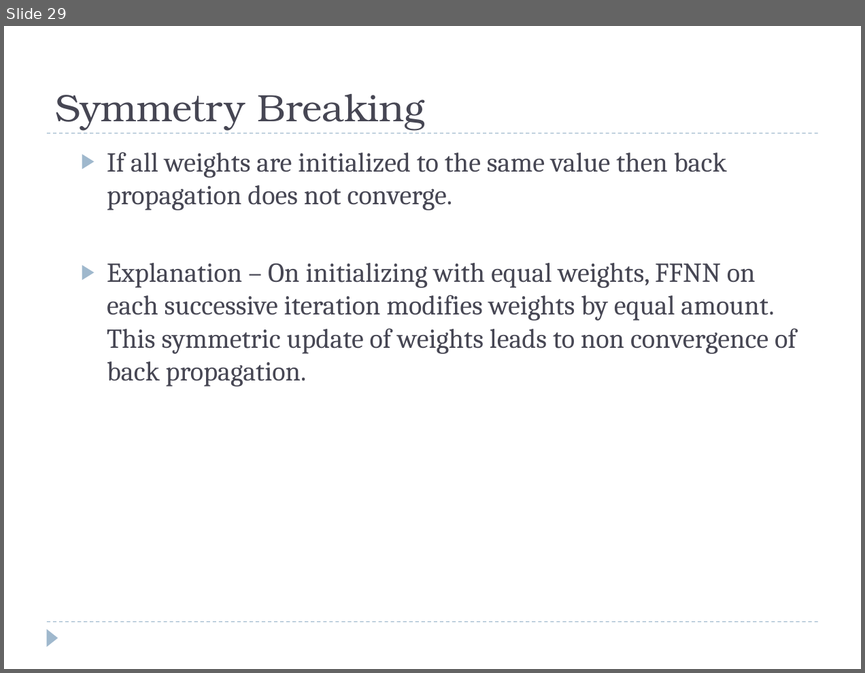
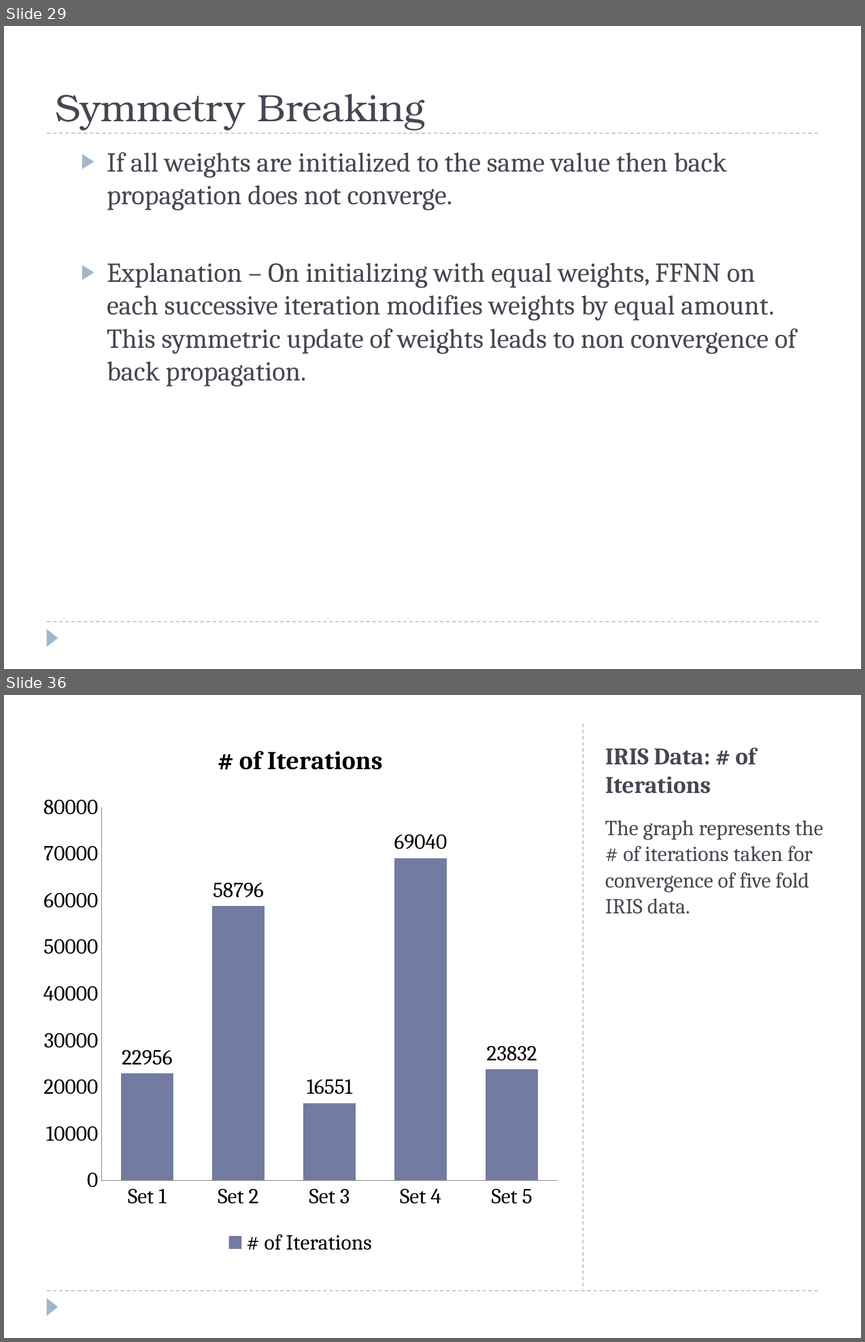
Before and after one commit to mayank127/AILab, a slide deck: slides/backpropagation.pptx. Shown one above the other, each under a label of ours: slide 29 before the commit, slides 29 and 36 after it; the slides between them are not shown. The pictures are 865x673 and 865x1342 pixels, drawn with LibreOffice and Linux fonts; fonts in the diff are those of the drawing. Boxes give left, top, right and bottom in pixels: in the first picture for what was removed or moved away, otherwise in the second. Text is boxed around its words. In the diff, an @@ line names an element or a change of style, - is before the commit and + after.

```diff
--- a/slides/backpropagation.pptx
+++ b/slides/backpropagation.pptx
@@ slide 36 added at [4, 695, 861, 1338], background #FFFFFF; not listed: 2 template elements that a slide beside it also shows @@
@@ column chart added at [33, 724, 568, 1259] @@
+title "# of Iterations"
+categories: Set 1, Set 2, Set 3, Set 4, Set 5
+# of Iterations: 22956, 58796, 16551, 69040, 23832
@@ line added from (583, 724) to (583, 1289), #9FB8CD 0.75 pt dashed @@
@@ title added at [605, 747, 755, 794], 20 pt, text #464653, bold @@
+IRIS Data: # of Iterations
@@ text added at [605, 820, 823, 914], 18 pt, text #464653 @@
+The graph represents the # of iterations taken for convergence of five fold IRIS data.
```
Also in this commit, not shown: 9 other slides added, 1 other file.
